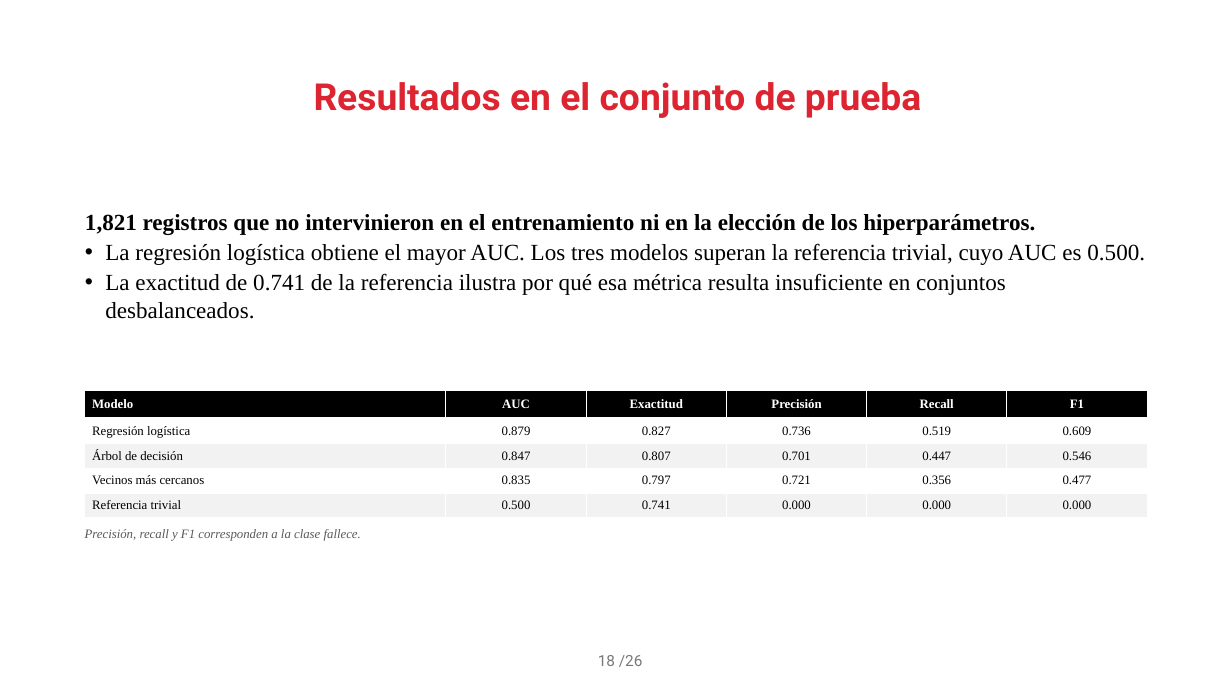
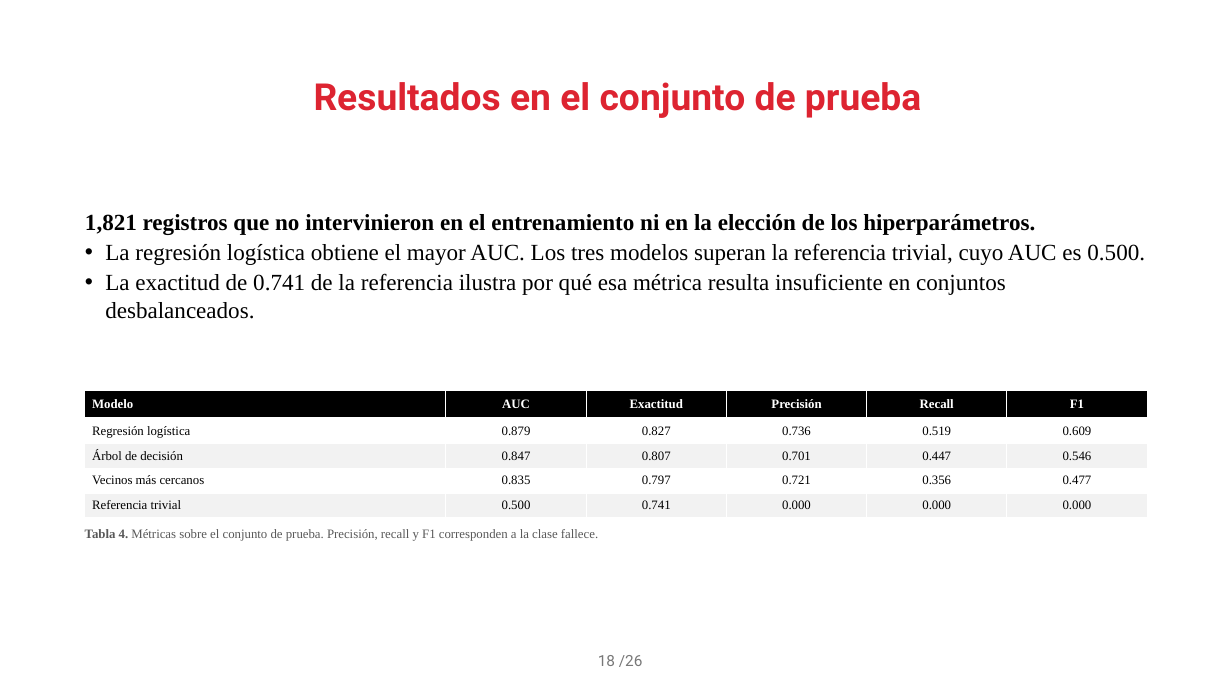
Before and after one commit to JozMdz/Realidad_Virtual, a slide deck: slide 18 of presentacion/proyecto_integrador.pptx. Drawn at 1232x693 pixels with LibreOffice and Linux fonts; fonts in the diff are those of the drawing; background and template pictures are left out. Boxes give left, top, right and bottom in pixels: in the first picture for what was removed or moved away, otherwise in the second. Text is boxed around its words. In the diff, an @@ line names an element or a change of style, - is before the commit and + after.

```diff
--- a/presentacion/proyecto_integrador.pptx
+++ b/presentacion/proyecto_integrador.pptx
@@ text at box(85, 529, 598, 541): text changed; italic off @@
-Precisión, recall y F1 corresponden a la clase fallece.
+Tabla 4. Métricas sobre el conjunto de prueba. Precisión, recall y F1 corresponden a la clase fallece.
```
Also in this commit, not shown: 12 other slides changed, 1 slide added, 1 slide removed, 2 other files.
